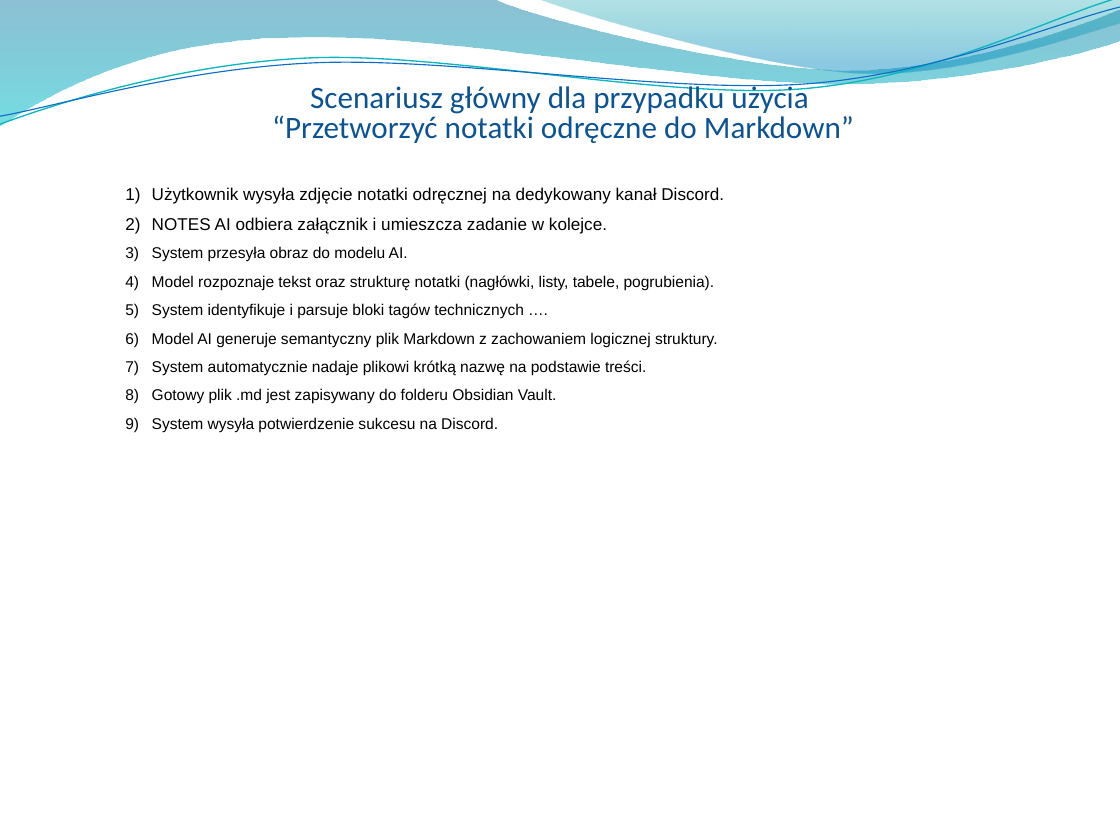
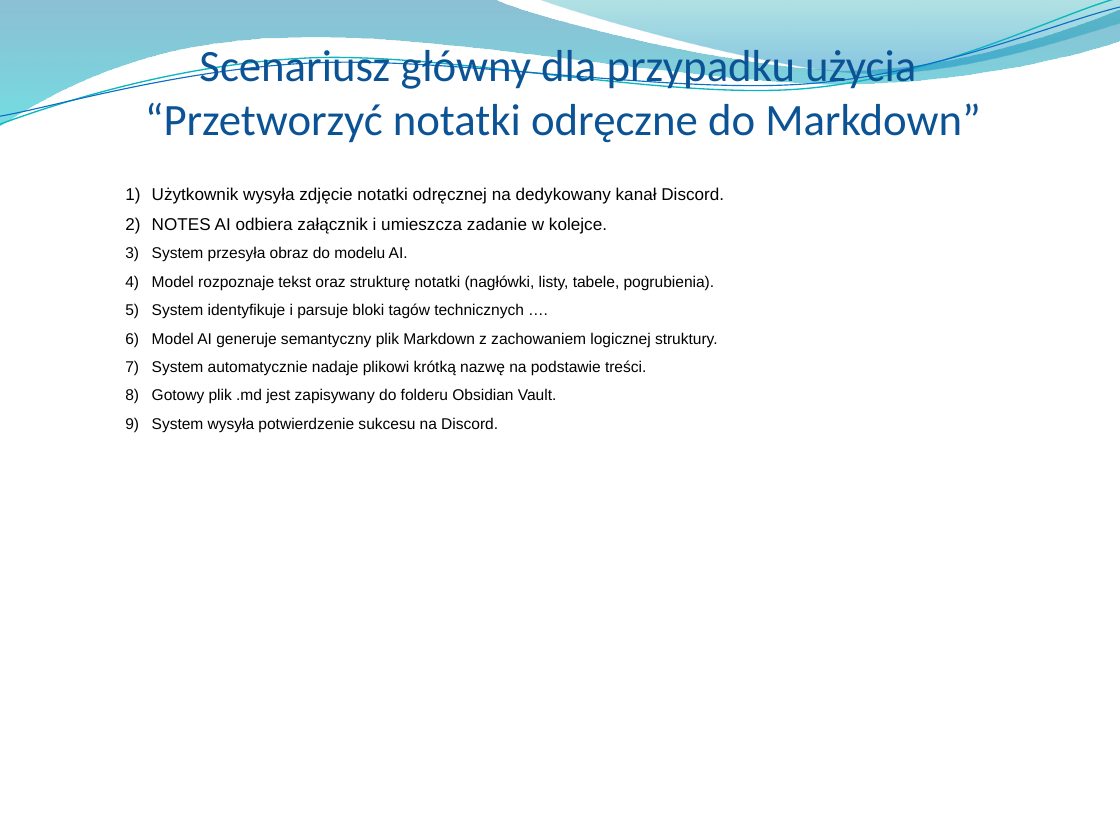
Before and after one commit to Manomenu/okno-mpsi-2026, a slide deck: slide 14 of Przeglad_koncowy_notes_ai.pptx (slide 15 before the commit). Drawn at 1120x840 pixels with LibreOffice and Linux fonts; fonts in the diff are those of the drawing; background and template pictures are left out. Boxes give left, top, right and bottom in pixels: in the first picture for what was removed or moved away, otherwise in the second. Text is boxed around its words. In the diff, an @@ line names an element or a change of style, - is before the commit and + after.

```diff
--- a/Przeglad_koncowy_notes_ai.pptx
+++ b/Przeglad_koncowy_notes_ai.pptx
@@ title "Scenariusz główny dla przypadku użycia ..." at box(145, 44, 981, 143): size 20 to 28.8 pt; line spacing 0.8 to 1 @@
```
Also in this commit, not shown: 15 other slides changed, 23 slides added, 1 slide removed.
